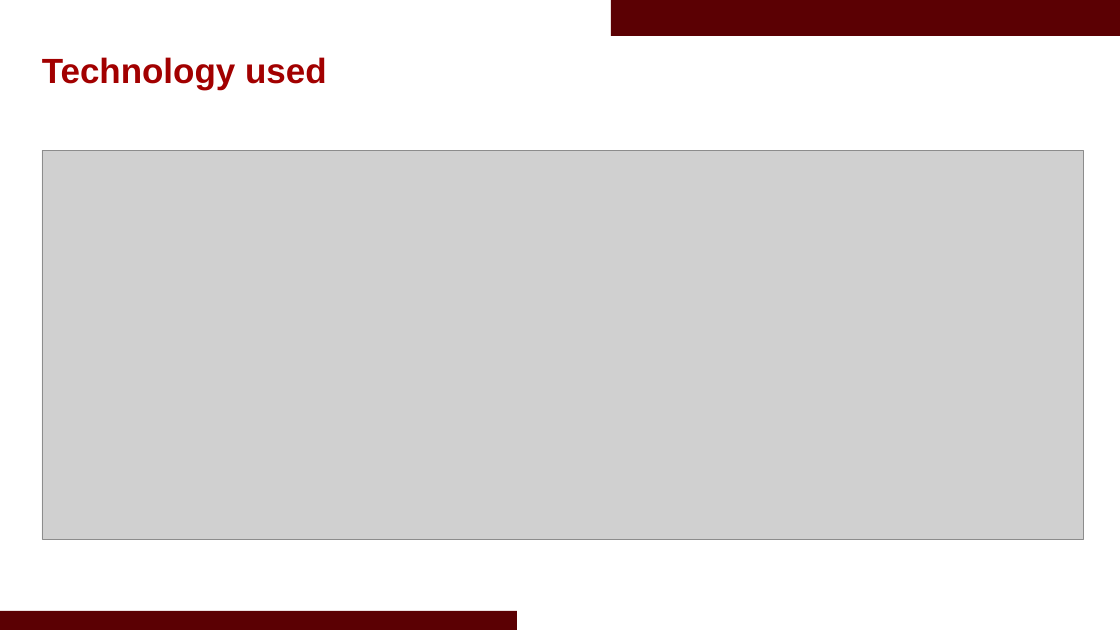
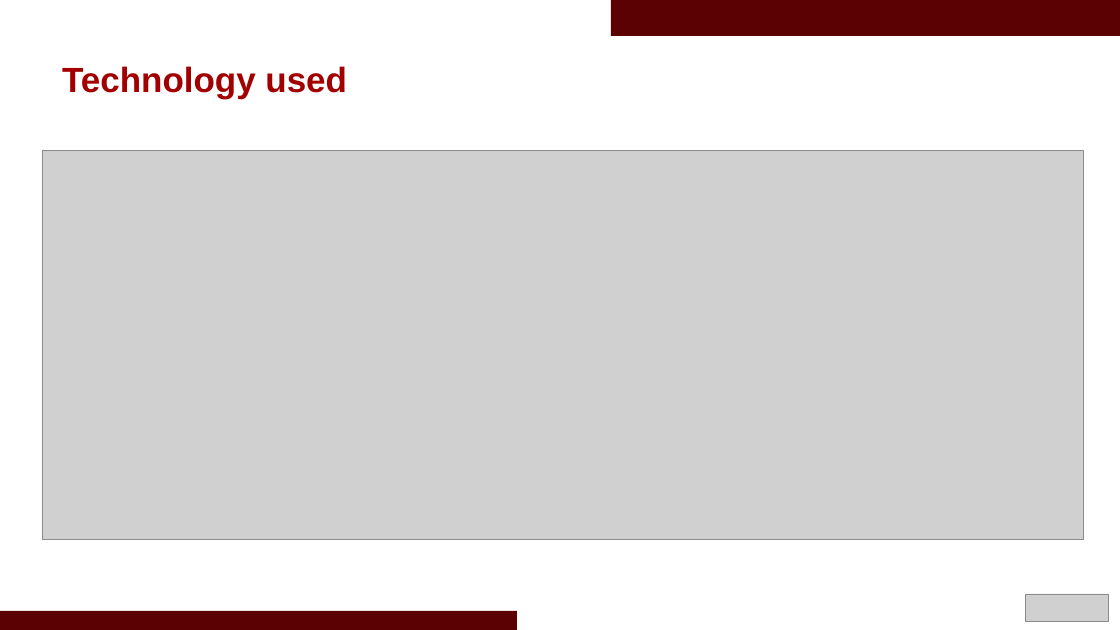
Before and after one commit to akshaya3107/AI_Powered_Voice_Antispoofing_Detection, a slide deck: slide 7 of Project Presentation VOIS Marathon2.0.pptx (slide 9 before the commit). Drawn at 1120x630 pixels with LibreOffice and Linux fonts; fonts in the diff are those of the drawing; grey boxes stand for pictures; background and template pictures are left out. Boxes give left, top, right and bottom in pixels: in the first picture for what was removed or moved away, otherwise in the second. Text is boxed around its words. In the diff, an @@ line names an element or a change of style, - is before the commit and + after.

Commit message:
ppt

```diff
--- a/Project Presentation VOIS Marathon2.0.pptx
+++ b/Project Presentation VOIS Marathon2.0.pptx
@@ text "Technology used": place and size @@
-text "Technology used" at (42,57,327,90)
+text "Technology used" at (62,66,347,99)
@@ picture added at (1025,594,1109,622) @@
```
Also in this commit, not shown: 13 other slides changed, 1 slide added, 5 slides removed.
